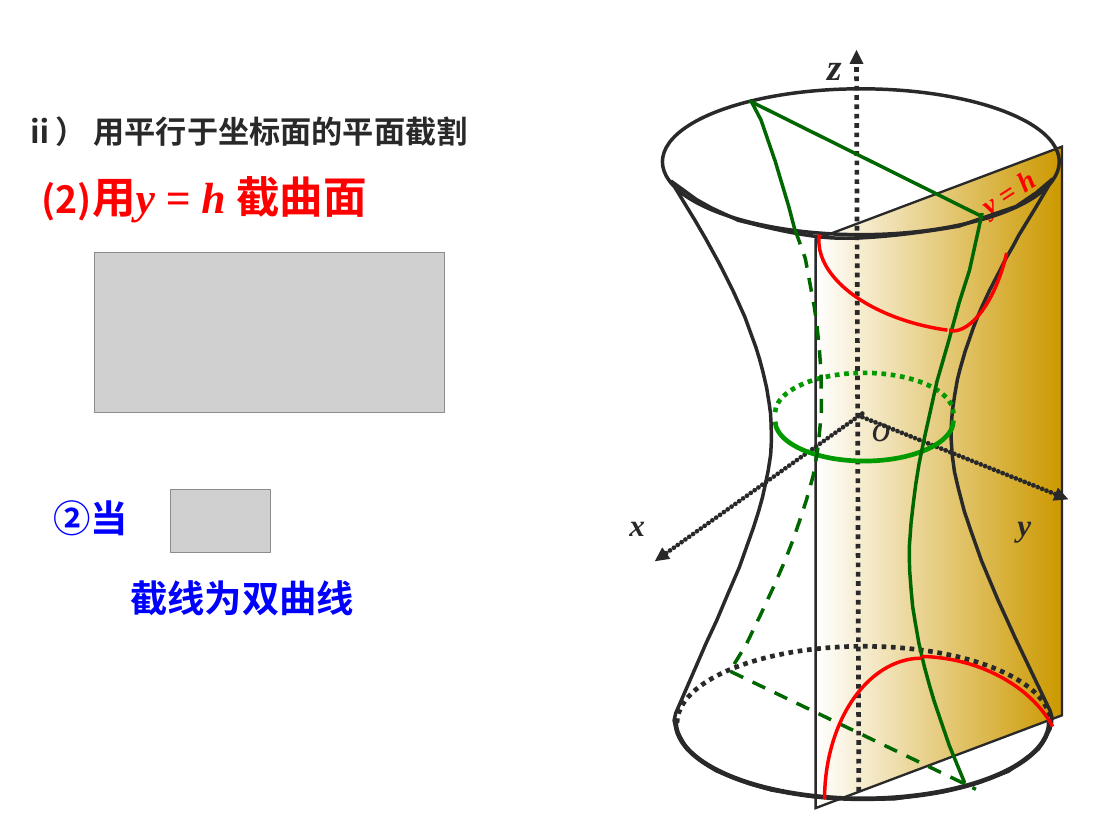
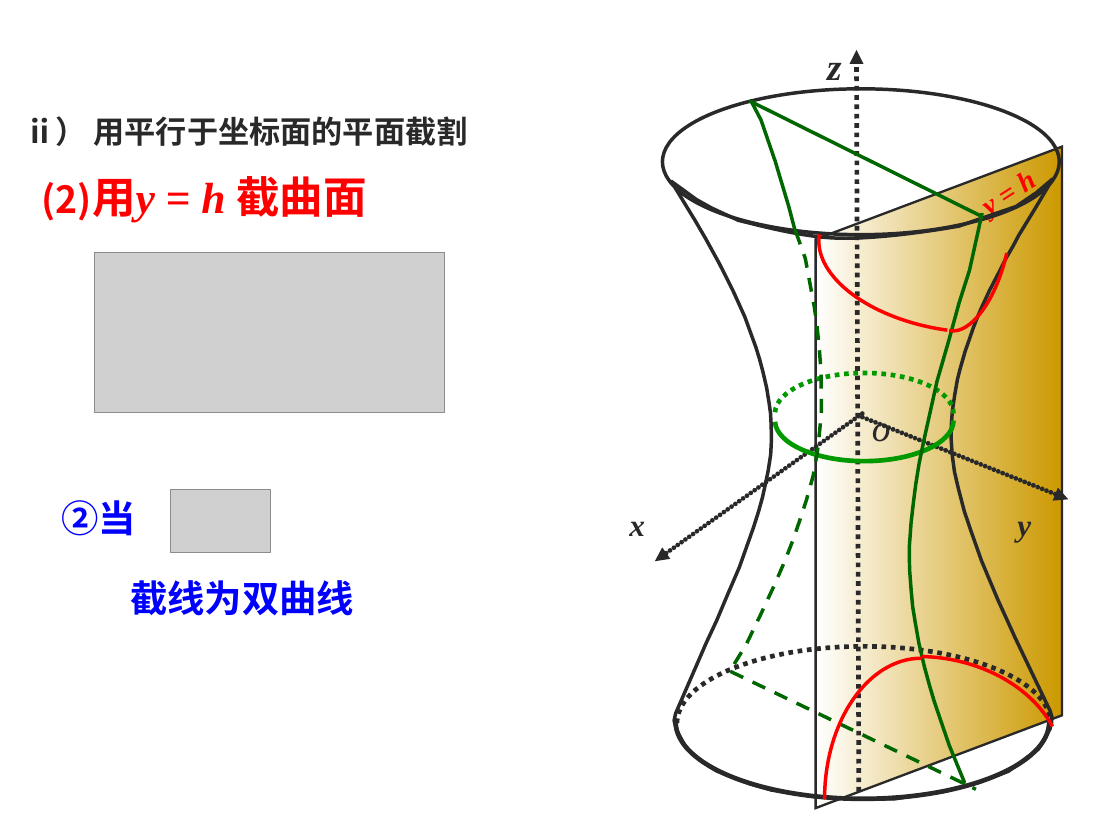
Before and after one commit to weihuayi/class, a slide deck: slide 10 of analyticgeometry/PPT/4-5.ppt. Drawn at 1120x840 pixels with LibreOffice and Linux fonts; fonts in the diff are those of the drawing; grey boxes stand for pictures; background and template pictures are left out. Boxes give left, top, right and bottom in pixels: in the first picture for what was removed or moved away, otherwise in the second. Text is boxed around its words. In the diff, an @@ line names an element or a change of style, - is before the commit and + after.

```diff
--- a/analyticgeometry/PPT/4-5.ppt
+++ b/analyticgeometry/PPT/4-5.ppt
@@ freeform shape resized from (x1=911, y1=149, x2=1027, y2=339) to (x1=949, y1=244, x2=1007, y2=339) @@
@@ text "②当 时" moved from (x1=54, y1=489, x2=250, y2=543) to (x1=61, y1=489, x2=257, y2=543) @@
```
Also in this commit, not shown: 14 other slides changed, 2 other files.
